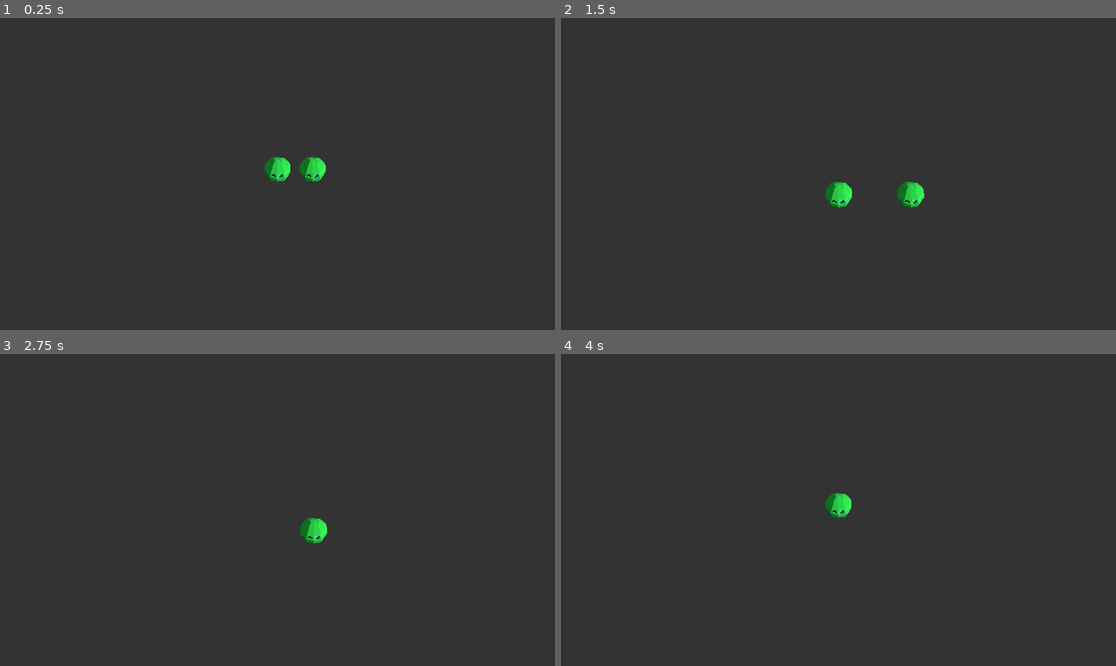
Above: before the commit, frames 1-4 (two rows, left to right).
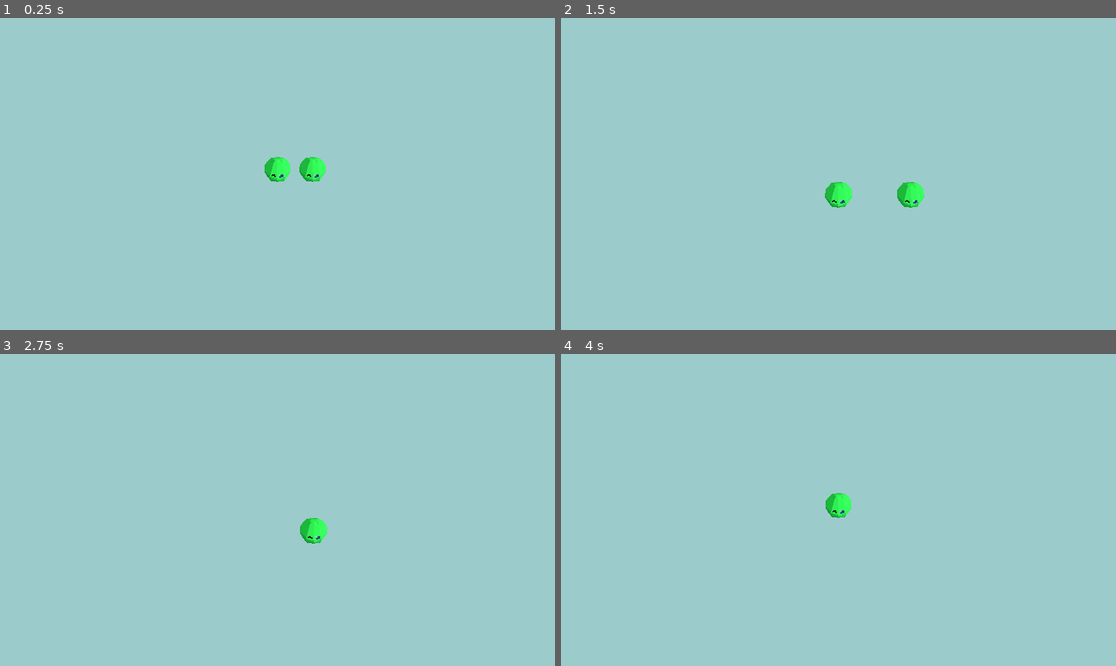
Above: after the commit, the same moments.

Repository: greatbrick0/GMTK-Jam-2024
Game: Godot game, scene res://Scenes/Levels/level_1.tscn
Same seed, same stepped clock (60 frames per second), same inputs: the game is played once before the commit and once after it.
Inputs:
- Up to frame 1 (0.25 s): no input
- Up to frame 2 (1.5 s): tap Enter at 0.5 s; hold D (MoveRight) 0.53-1.28 s; tap Space at 1.25 s; hold S (MoveDown) from 1.28 s (still down)
- Up to frame 3 (2.75 s): tap Enter at 2 s; release S (MoveDown) at 2.03 s; hold D (MoveRight) from 2.03 s (still down)
- Up to frame 4 (4 s): tap Space at 2.75 s; release D (MoveRight) at 2.78 s; hold W (MoveUp) 2.78-3.53 s; tap Enter at 3.5 s; hold A (MoveLeft) from 3.53 s (still down)

The runs differ from the first frame. In frame 1, 100% of the frame differs, in the area x 0-100%, y 0-100%; in frame 2, 100%; in frame 3, 100%; in frame 4, 100%.

Commit message:
Change Environment

Diff:
--- a/Scenes/Levels/level_1.tscn
+++ b/Scenes/Levels/level_1.tscn
@@ -20,10 +20,10 @@
 
 [sub_resource type="Environment" id="Environment_kbt1j"]
 background_mode = 1
-background_color = Color(1, 1, 1, 1)
-background_energy_multiplier = 0.2
+background_color = Color(0.610107, 0.796875, 0.796875, 1)
+ambient_light_source = 2
 ambient_light_color = Color(1, 1, 1, 1)
-ambient_light_energy = 8.13
+ambient_light_energy = 0.6
 fog_enabled = true
 fog_light_color = Color(0.767205, 0.790014, 0.825857, 1)
 fog_density = 0.0
